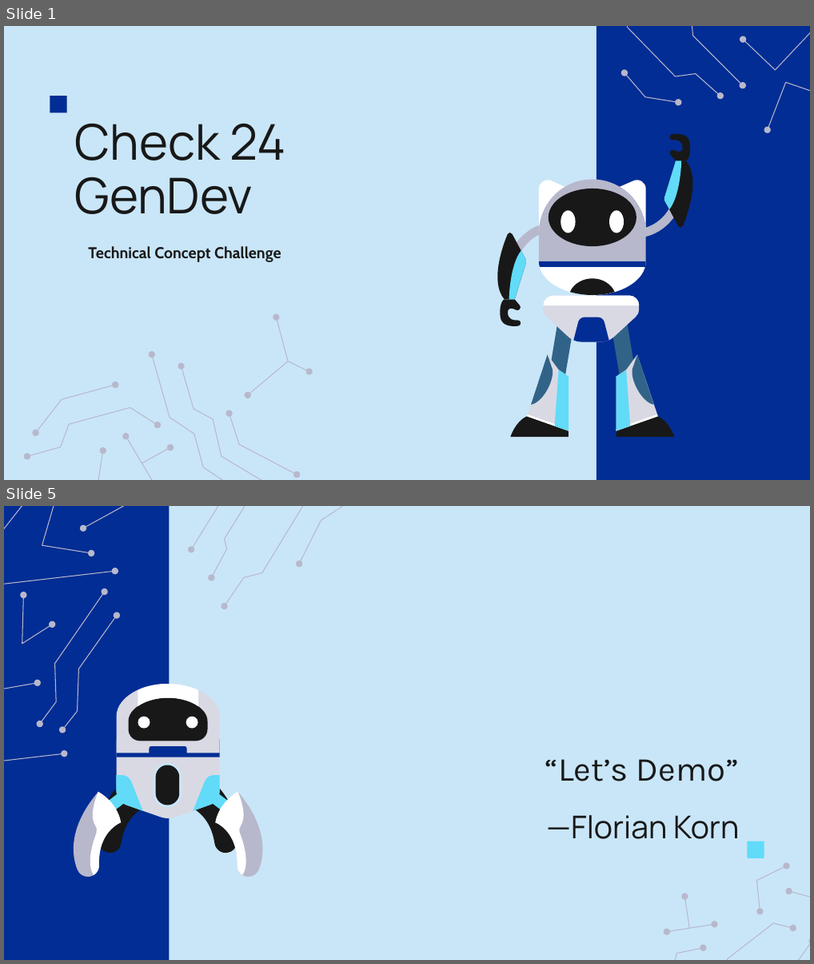
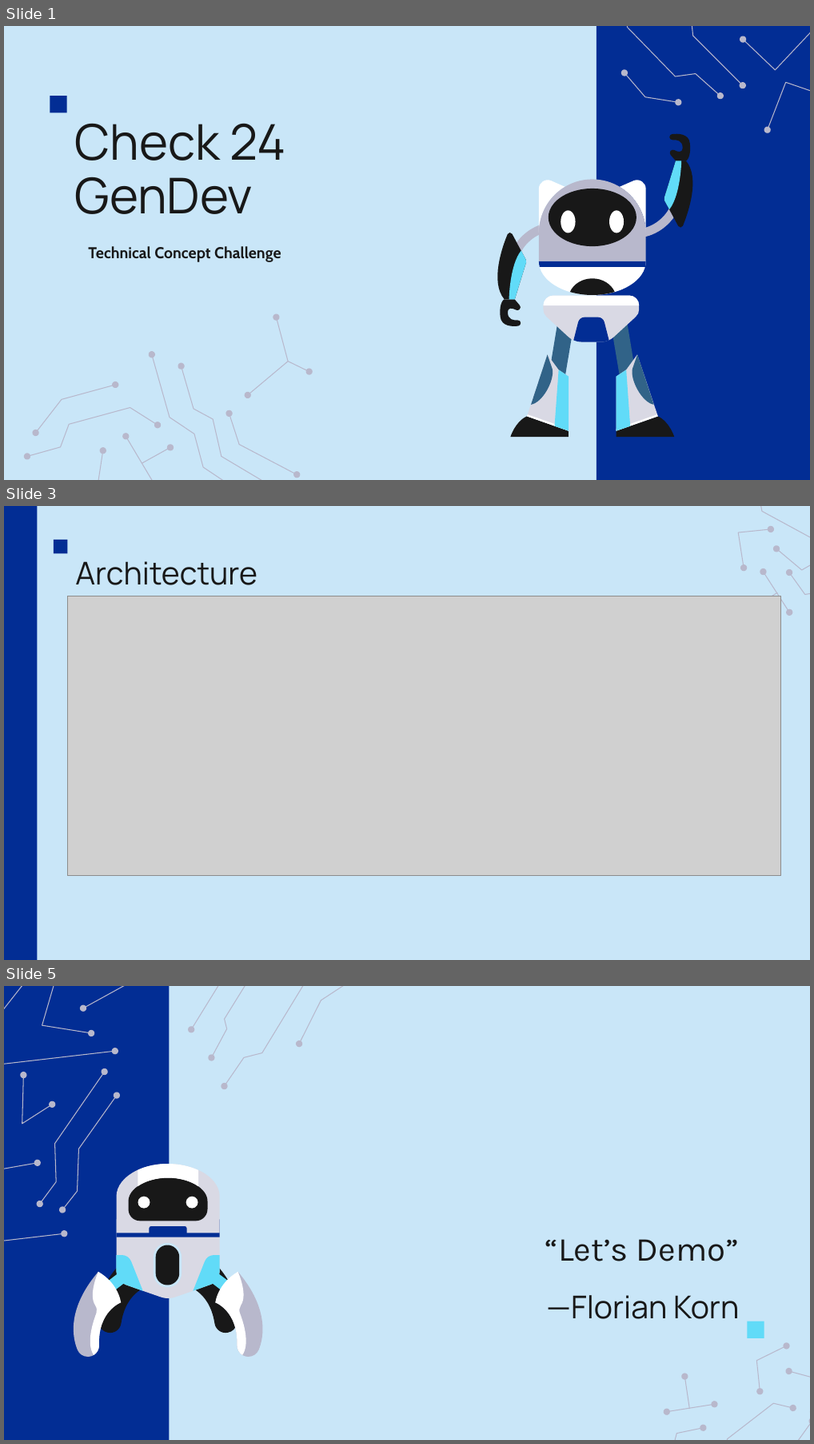
Before and after one commit to flo1166/check24_challenge, a slide deck: Check24_Video_Script.pptx. Shown one above the other, each under a label of ours: slides 1 and 5 before the commit, slides 1, 3 and 5 after it; the slides between them are not shown. The pictures are 814x964 and 814x1444 pixels, drawn with LibreOffice and Linux fonts; fonts in the diff are those of the drawing; grey boxes stand for pictures. Boxes give left, top, right and bottom in pixels: in the first picture for what was removed or moved away, otherwise in the second. Text is boxed around its words. In the diff, an @@ line names an element or a change of style, - is before the commit and + after.

```diff
--- a/Check24_Video_Script.pptx
+++ b/Check24_Video_Script.pptx
@@ slide 3 added at (x1=4, y1=506, x2=810, y2=960), background #C9E6F8 @@
@@ rectangle added at (x1=4, y1=506, x2=37, y2=960), fill #022D94 @@
@@ group added at (x1=725, y1=506, x2=810, y2=657): 8 freeform shapes, 1 arrow @@
@@ rectangle added at (x1=53, y1=540, x2=67, y2=553), fill #022D94 @@
@@ title added at (x1=75, y1=561, x2=258, y2=585), 28 pt, text #181818 @@
+Architecture
@@ picture added at (x1=68, y1=596, x2=782, y2=876) @@
```
Also in this commit, not shown: 2 slides changed, 1 slide removed.
